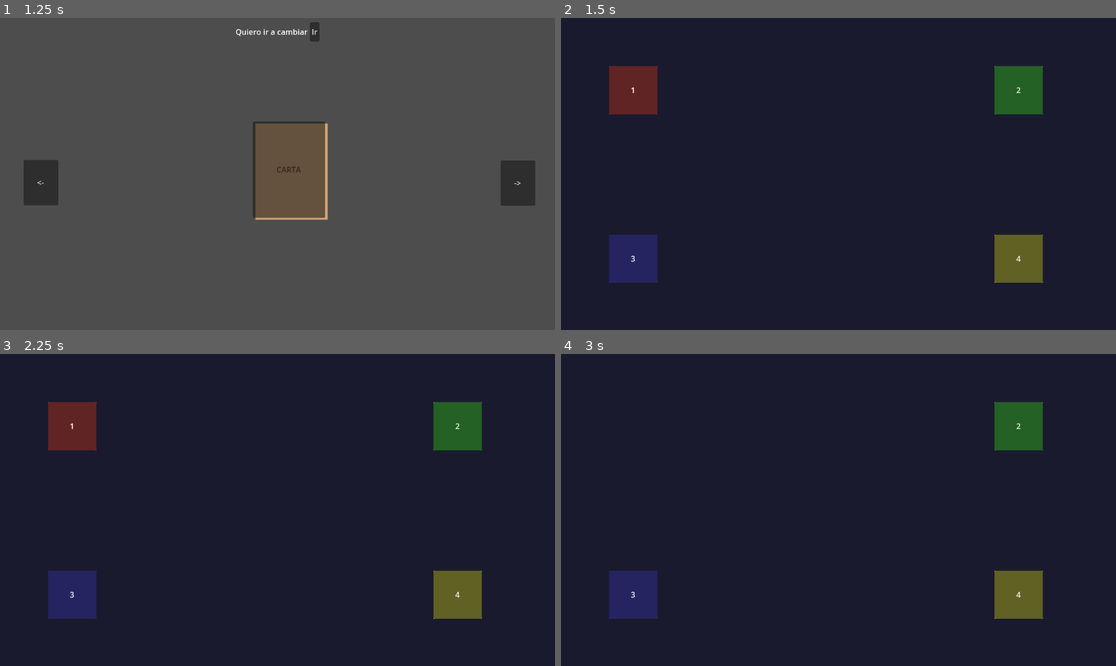
Above: before the commit, frames 1-4 (two rows, left to right).
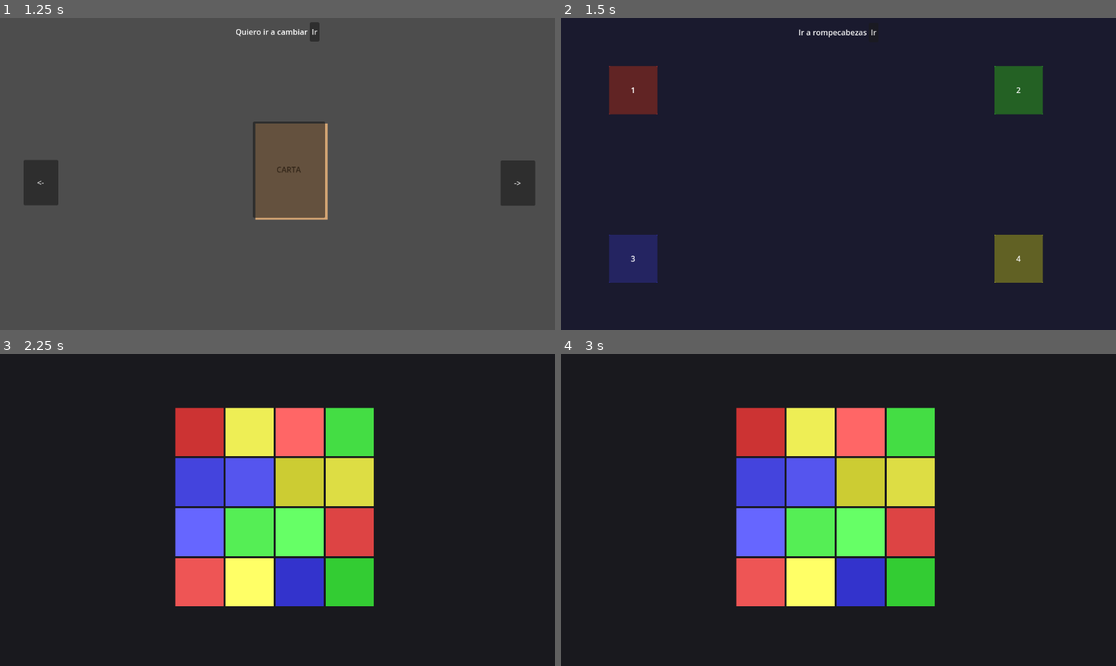
Above: after the commit, the same moments.

Repository: shiarauzo/Lima-game-jam-2026
Game: Godot game, scene res://scenes/main_menu.tscn
Two runs of this game, one before a commit and one after it. Both use one fixed random seed, a clock stepped at 60 frames per second and the inputs below.
Inputs (mouse positions are in pixels of both pictures, inside the frame that each line leads up to):
- Up to frame 1 (1.25 s): click "JUGAR" at 0.5 s
- Up to frame 2 (1.5 s): click "Ir" at 1.25 s
- Up to frame 3 (2.25 s): click (310, 369) at 2 s, where only the run after the commit has a clickable "Ir"
- Up to frame 4 (3 s): click (633, 425) at 2.75 s, where only the run before the commit has a clickable "1"

Frame 1 is identical in both runs. In frame 2, 0.1% of the frame differs, in the area x 42-57%, y 3-7%; in frame 3, 27%, in the area x 8-87%, y 15-85%; in frame 4, 26%.

Commit message:
add puzzle

Diff:
--- a/scenes/secondlevel.gd
+++ b/scenes/secondlevel.gd
@@ -11,3 +11,6 @@
 
 func _on_object4_pressed() -> void:
 	$Object4.queue_free()
+
+func _on_go_button_pressed() -> void:
+	get_tree().change_scene_to_file("res://scenes/thirdlevel.tscn")
--- a/scenes/secondlevel.tscn
+++ b/scenes/secondlevel.tscn
@@ -19,6 +19,23 @@
 grow_horizontal = 2
 grow_vertical = 2
 color = Color(0.101961, 0.101961, 0.180392, 1)
+
+[node name="Banner" type="HBoxContainer" parent="."]
+layout_mode = 1
+anchors_preset = 10
+anchor_right = 1.0
+offset_top = 10.0
+offset_bottom = 50.0
+grow_horizontal = 2
+alignment = 1
+
+[node name="Label" type="Label" parent="Banner"]
+layout_mode = 2
+text = "Ir a rompecabezas"
+
+[node name="GoButton" type="Button" parent="Banner"]
+layout_mode = 2
+text = "Ir"
 
 [node name="Object1" type="Button" parent="."]
 layout_mode = 1
@@ -100,6 +117,7 @@
 mouse_filter = 2
 color = Color(0.8, 0.8, 0.2, 1)
 
+[connection signal="pressed" from="Banner/GoButton" to="." method="_on_go_button_pressed"]
 [connection signal="pressed" from="Object1" to="." method="_on_object1_pressed"]
 [connection signal="pressed" from="Object2" to="." method="_on_object2_pressed"]
 [connection signal="pressed" from="Object3" to="." method="_on_object3_pressed"]
--- /dev/null
+++ b/scenes/thirdlevel.gd
@@ -0,0 +1,122 @@
+extends Control
+
+const TILE_SIZE := 100
+const GRID_GAP := 4
+const GRID_STEP := TILE_SIZE + GRID_GAP
+
+var tiles: Array[Control] = []
+var grid_positions: Array[Vector2] = []
+var tile_grid_index: Array[int] = []  # Which grid position each tile is at
+
+var dragging_tile: Control = null
+var drag_offset := Vector2.ZERO
+var drag_start_index := -1
+
+@onready var puzzle_container := $PuzzleContainer
+
+func _ready() -> void:
+	setup_grid_positions()
+	setup_tiles()
+	shuffle_tiles()
+
+func setup_grid_positions() -> void:
+	for row in range(4):
+		for col in range(4):
+			grid_positions.append(Vector2(col * GRID_STEP, row * GRID_STEP))
+
+func setup_tiles() -> void:
+	for i in range(16):
+		var tile = puzzle_container.get_node("Tile" + str(i + 1))
+		tiles.append(tile)
+		tile_grid_index.append(i)
+		tile.gui_input.connect(_on_tile_gui_input.bind(tile, i))
+
+func shuffle_tiles() -> void:
+	var indices := range(16)
+	indices.shuffle()
+
+	for i in range(16):
+		var new_index: int = indices[i]
+		tile_grid_index[i] = new_index
+		tiles[i].position = grid_positions[new_index]
+
+func _on_tile_gui_input(event: InputEvent, tile: Control, tile_index: int) -> void:
+	if event is InputEventMouseButton:
+		if event.button_index == MOUSE_BUTTON_LEFT:
+			if event.pressed:
+				start_drag(tile, tile_index, event.position)
+			else:
+				end_drag()
+	elif event is InputEventMouseMotion and dragging_tile == tile:
+		update_drag()
+
+func start_drag(tile: Control, tile_index: int, local_pos: Vector2) -> void:
+	dragging_tile = tile
+	drag_offset = local_pos
+	drag_start_index = tile_grid_index[tile_index]
+	tile.z_index = 10
+
+func update_drag() -> void:
+	if dragging_tile:
+		var mouse_pos: Vector2 = puzzle_container.get_local_mouse_position()
+		dragging_tile.position = mouse_pos - drag_offset
+
+func end_drag() -> void:
+	if not dragging_tile:
+		return
+
+	var dragged_tile_index := tiles.find(dragging_tile)
+	var target_grid_index := find_closest_grid_position()
+
+	if target_grid_index != drag_start_index:
+		var other_tile_index := find_tile_at_grid_index(target_grid_index)
+		if other_tile_index != -1:
+			swap_tiles(dragged_tile_index, other_tile_index)
+		else:
+			tile_grid_index[dragged_tile_index] = target_grid_index
+			dragging_tile.position = grid_positions[target_grid_index]
+	else:
+		dragging_tile.position = grid_positions[drag_start_index]
+
+	dragging_tile.z_index = 0
+	dragging_tile = null
+	drag_start_index = -1
+
+	check_win()
+
+func find_closest_grid_position() -> int:
+	var tile_center := dragging_tile.position + Vector2(TILE_SIZE / 2, TILE_SIZE / 2)
+	var closest_index := 0
+	var closest_distance := tile_center.distance_to(grid_positions[0] + Vector2(TILE_SIZE / 2, TILE_SIZE / 2))
+
+	for i in range(1, 16):
+		var grid_center := grid_positions[i] + Vector2(TILE_SIZE / 2, TILE_SIZE / 2)
+		var distance := tile_center.distance_to(grid_center)
+		if distance < closest_distance:
+			closest_distance = distance
+			closest_index = i
+
+	return closest_index
+
+func find_tile_at_grid_index(grid_index: int) -> int:
+	for i in range(16):
+		if tile_grid_index[i] == grid_index and tiles[i] != dragging_tile:
+			return i
+	return -1
+
+func swap_tiles(tile_a_index: int, tile_b_index: int) -> void:
+	var grid_a := tile_grid_index[tile_a_index]
+	var grid_b := tile_grid_index[tile_b_index]
+
+	tile_grid_index[tile_a_index] = grid_b
+	tile_grid_index[tile_b_index] = grid_a
+
+	tiles[tile_a_index].position = grid_positions[grid_b]
+	tiles[tile_b_index].position = grid_positions[grid_a]
+
+func check_win() -> void:
+	for i in range(16):
+		if tile_grid_index[i] != i:
+			return
+
+	print("Puzzle completado!")
--- /dev/null
+++ b/scenes/thirdlevel.tscn
@@ -0,0 +1,299 @@
+[gd_scene load_steps=2 format=3 uid="uid://c3thirdlevel"]
+
+[ext_resource type="Script" path="res://scenes/thirdlevel.gd" id="1_script"]
+
+[node name="ThirdLevel" type="Control"]
+layout_mode = 3
+anchors_preset = 15
+anchor_right = 1.0
+anchor_bottom = 1.0
+grow_horizontal = 2
+grow_vertical = 2
+script = ExtResource("1_script")
+
+[node name="Background" type="ColorRect" parent="."]
+layout_mode = 1
+anchors_preset = 15
+anchor_right = 1.0
+anchor_bottom = 1.0
+grow_horizontal = 2
+grow_vertical = 2
+color = Color(0.1, 0.1, 0.12, 1)
+
+[node name="PuzzleContainer" type="Control" parent="."]
+layout_mode = 1
+anchors_preset = 8
+anchor_left = 0.5
+anchor_top = 0.5
+anchor_right = 0.5
+anchor_bottom = 0.5
+offset_left = -212.0
+offset_top = -212.0
+offset_right = 212.0
+offset_bottom = 212.0
+grow_horizontal = 2
+grow_vertical = 2
+
+[node name="Tile1" type="Control" parent="PuzzleContainer"]
+layout_mode = 0
+offset_right = 100.0
+offset_bottom = 100.0
+
+[node name="ColorRect" type="ColorRect" parent="PuzzleContainer/Tile1"]
+layout_mode = 1
+anchors_preset = 15
+anchor_right = 1.0
+anchor_bottom = 1.0
+grow_horizontal = 2
+grow_vertical = 2
+mouse_filter = 2
+color = Color(0.8, 0.2, 0.2, 1)
+
+[node name="Tile2" type="Control" parent="PuzzleContainer"]
+layout_mode = 0
+offset_left = 104.0
+offset_right = 204.0
+offset_bottom = 100.0
+
+[node name="ColorRect" type="ColorRect" parent="PuzzleContainer/Tile2"]
+layout_mode = 1
+anchors_preset = 15
+anchor_right = 1.0
+anchor_bottom = 1.0
+grow_horizontal = 2
+grow_vertical = 2
+mouse_filter = 2
+color = Color(0.867, 0.267, 0.267, 1)
+
+[node name="Tile3" type="Control" parent="PuzzleContainer"]
+layout_mode = 0
+offset_left = 208.0
+offset_right = 308.0
+offset_bottom = 100.0
+
+[node name="ColorRect" type="ColorRect" parent="PuzzleContainer/Tile3"]
+layout_mode = 1
+anchors_preset = 15
+anchor_right = 1.0
+anchor_bottom = 1.0
+grow_horizontal = 2
+grow_vertical = 2
+mouse_filter = 2
+color = Color(0.933, 0.333, 0.333, 1)
+
+[node name="Tile4" type="Control" parent="PuzzleContainer"]
+layout_mode = 0
+offset_left = 312.0
+offset_right = 412.0
+offset_bottom = 100.0
+
+[node name="ColorRect" type="ColorRect" parent="PuzzleContainer/Tile4"]
+layout_mode = 1
+anchors_preset = 15
+anchor_right = 1.0
+anchor_bottom = 1.0
+grow_horizontal = 2
+grow_vertical = 2
+mouse_filter = 2
+color = Color(1, 0.4, 0.4, 1)
+
+[node name="Tile5" type="Control" parent="PuzzleContainer"]
+layout_mode = 0
+offset_top = 104.0
+offset_right = 100.0
+offset_bottom = 204.0
+
+[node name="ColorRect" type="ColorRect" parent="PuzzleContainer/Tile5"]
+layout_mode = 1
+anchors_preset = 15
+anchor_right = 1.0
+anchor_bottom = 1.0
+grow_horizontal = 2
+grow_vertical = 2
+mouse_filter = 2
+color = Color(0.2, 0.8, 0.2, 1)
+
+[node name="Tile6" type="Control" parent="PuzzleContainer"]
+layout_mode = 0
+offset_left = 104.0
+offset_top = 104.0
+offset_right = 204.0
+offset_bottom = 204.0
+
+[node name="ColorRect" type="ColorRect" parent="PuzzleContainer/Tile6"]
+layout_mode = 1
+anchors_preset = 15
+anchor_right = 1.0
+anchor_bottom = 1.0
+grow_horizontal = 2
+grow_vertical = 2
+mouse_filter = 2
+color = Color(0.267, 0.867, 0.267, 1)
+
+[node name="Tile7" type="Control" parent="PuzzleContainer"]
+layout_mode = 0
+offset_left = 208.0
+offset_top = 104.0
+offset_right = 308.0
+offset_bottom = 204.0
+
+[node name="ColorRect" type="ColorRect" parent="PuzzleContainer/Tile7"]
+layout_mode = 1
+anchors_preset = 15
+anchor_right = 1.0
+anchor_bottom = 1.0
+grow_horizontal = 2
+grow_vertical = 2
+mouse_filter = 2
+color = Color(0.333, 0.933, 0.333, 1)
+
+[node name="Tile8" type="Control" parent="PuzzleContainer"]
+layout_mode = 0
+offset_left = 312.0
+offset_top = 104.0
+offset_right = 412.0
+offset_bottom = 204.0
+
+[node name="ColorRect" type="ColorRect" parent="PuzzleContainer/Tile8"]
+layout_mode = 1
+anchors_preset = 15
+anchor_right = 1.0
+anchor_bottom = 1.0
+grow_horizontal = 2
+grow_vertical = 2
+mouse_filter = 2
+color = Color(0.4, 1, 0.4, 1)
+
+[node name="Tile9" type="Control" parent="PuzzleContainer"]
+layout_mode = 0
+offset_top = 208.0
+offset_right = 100.0
+offset_bottom = 308.0
+
+[node name="ColorRect" type="ColorRect" parent="PuzzleContainer/Tile9"]
+layout_mode = 1
+anchors_preset = 15
+anchor_right = 1.0
+anchor_bottom = 1.0
+grow_horizontal = 2
+grow_vertical = 2
+mouse_filter = 2
+color = Color(0.2, 0.2, 0.8, 1)
+
+[node name="Tile10" type="Control" parent="PuzzleContainer"]
+layout_mode = 0
+offset_left = 104.0
+offset_top = 208.0
+offset_right = 204.0
+offset_bottom = 308.0
+
+[node name="ColorRect" type="ColorRect" parent="PuzzleContainer/Tile10"]
+layout_mode = 1
+anchors_preset = 15
+anchor_right = 1.0
+anchor_bottom = 1.0
+grow_horizontal = 2
+grow_vertical = 2
+mouse_filter = 2
+color = Color(0.267, 0.267, 0.867, 1)
+
+[node name="Tile11" type="Control" parent="PuzzleContainer"]
+layout_mode = 0
+offset_left = 208.0
+offset_top = 208.0
+offset_right = 308.0
+offset_bottom = 308.0
+
+[node name="ColorRect" type="ColorRect" parent="PuzzleContainer/Tile11"]
+layout_mode = 1
+anchors_preset = 15
+anchor_right = 1.0
+anchor_bottom = 1.0
+grow_horizontal = 2
+grow_vertical = 2
+mouse_filter = 2
+color = Color(0.333, 0.333, 0.933, 1)
+
+[node name="Tile12" type="Control" parent="PuzzleContainer"]
+layout_mode = 0
+offset_left = 312.0
+offset_top = 208.0
+offset_right = 412.0
+offset_bottom = 308.0
+
+[node name="ColorRect" type="ColorRect" parent="PuzzleContainer/Tile12"]
+layout_mode = 1
+anchors_preset = 15
+anchor_right = 1.0
+anchor_bottom = 1.0
+grow_horizontal = 2
+grow_vertical = 2
+mouse_filter = 2
+color = Color(0.4, 0.4, 1, 1)
+
+[node name="Tile13" type="Control" parent="PuzzleContainer"]
+layout_mode = 0
+offset_top = 312.0
+offset_right = 100.0
+offset_bottom = 412.0
+
+[node name="ColorRect" type="ColorRect" parent="PuzzleContainer/Tile13"]
+layout_mode = 1
+anchors_preset = 15
+anchor_right = 1.0
+anchor_bottom = 1.0
+grow_horizontal = 2
+grow_vertical = 2
+mouse_filter = 2
+color = Color(0.8, 0.8, 0.2, 1)
+
+[node name="Tile14" type="Control" parent="PuzzleContainer"]
+layout_mode = 0
+offset_left = 104.0
+offset_top = 312.0
+offset_right = 204.0
+offset_bottom = 412.0
+
+[node name="ColorRect" type="ColorRect" parent="PuzzleContainer/Tile14"]
+layout_mode = 1
+anchors_preset = 15
+anchor_right = 1.0
+anchor_bottom = 1.0
+grow_horizontal = 2
+grow_vertical = 2
+mouse_filter = 2
+color = Color(0.867, 0.867, 0.267, 1)
+
+[node name="Tile15" type="Control" parent="PuzzleContainer"]
+layout_mode = 0
+offset_left = 208.0
+offset_top = 312.0
+offset_right = 308.0
+offset_bottom = 412.0
+
+[node name="ColorRect" type="ColorRect" parent="PuzzleContainer/Tile15"]
+layout_mode = 1
+anchors_preset = 15
+anchor_right = 1.0
+anchor_bottom = 1.0
+grow_horizontal = 2
+grow_vertical = 2
+mouse_filter = 2
+color = Color(0.933, 0.933, 0.333, 1)
+
+[node name="Tile16" type="Control" parent="PuzzleContainer"]
+layout_mode = 0
+offset_left = 312.0
+offset_top = 312.0
+offset_right = 412.0
+offset_bottom = 412.0
+
+[node name="ColorRect" type="ColorRect" parent="PuzzleContainer/Tile16"]
+layout_mode = 1
+anchors_preset = 15
+anchor_right = 1.0
+anchor_bottom = 1.0
+grow_horizontal = 2
+grow_vertical = 2
+mouse_filter = 2
+color = Color(1, 1, 0.4, 1)
Not shown, added: .claude/settings.local.json
Not shown: 1 places in scenes/firstlevel.tscn that only renumber resources
Not shown, added: scenes/thirdlevel.gd.uid
